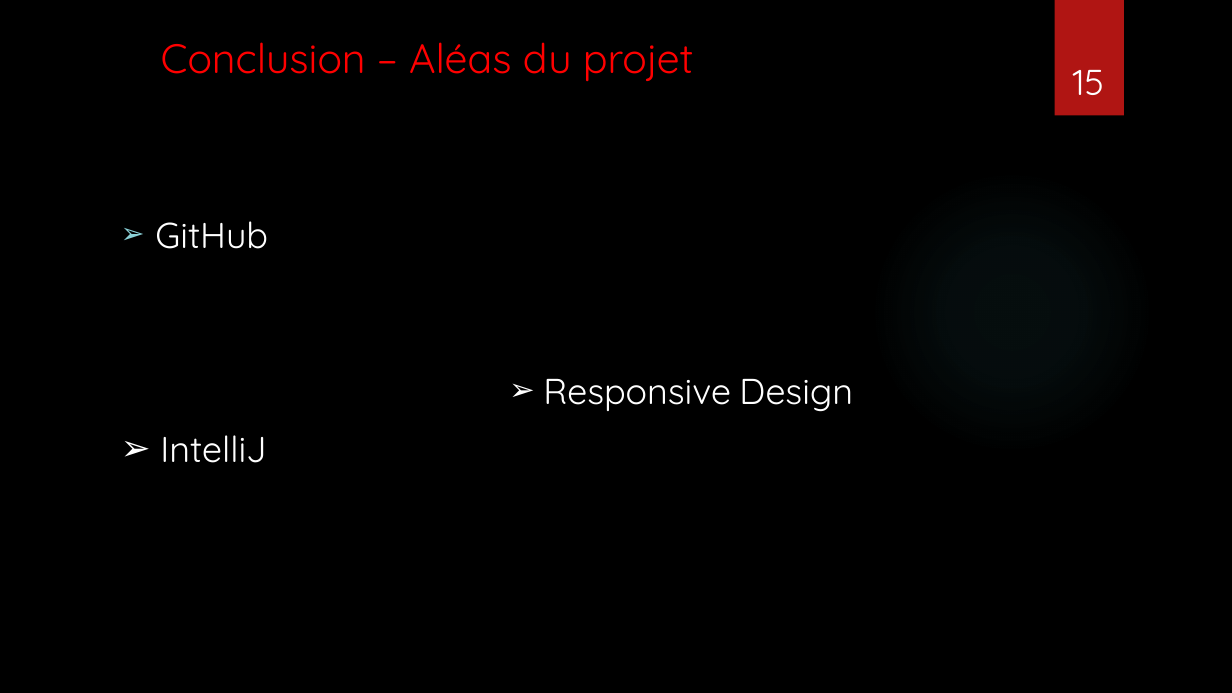
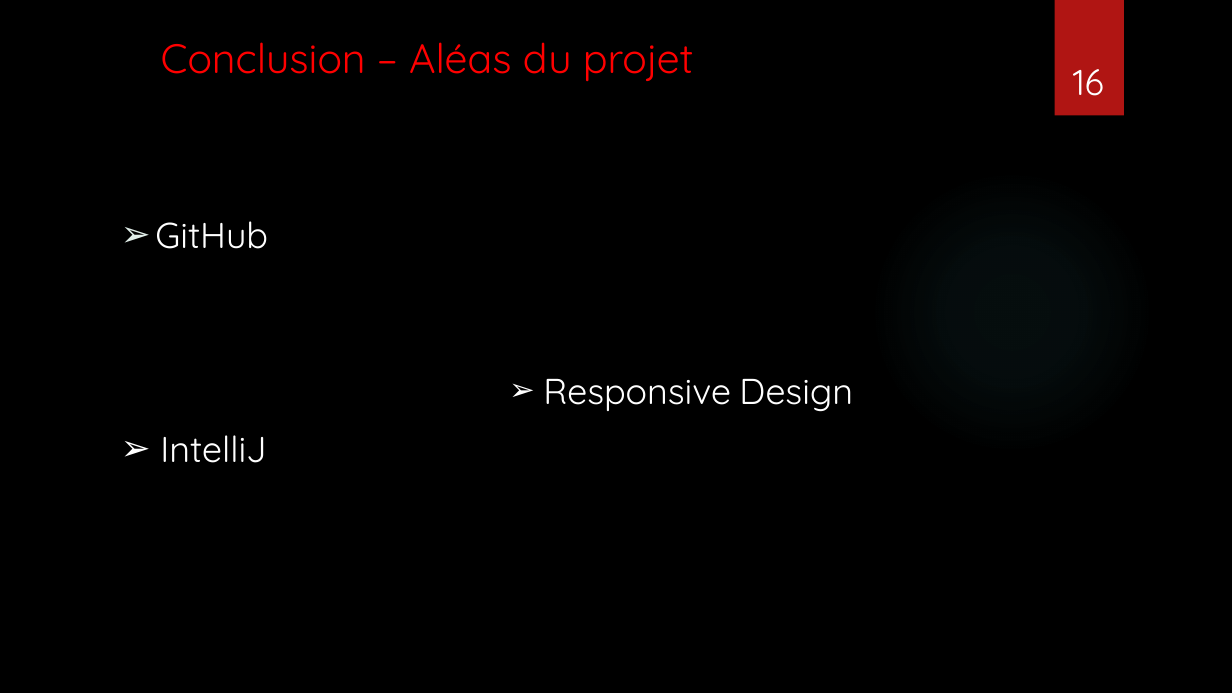
Before and after one commit to Vinspi/DropDaBomb, a slide deck: slide 16 of Documentation/PresentationPIA.pptx (slide 15 before the commit). Drawn at 1232x693 pixels with LibreOffice and Linux fonts; fonts in the diff are those of the drawing; background and template pictures are left out. Boxes give left, top, right and bottom in pixels: in the first picture for what was removed or moved away, otherwise in the second. Text is boxed around its words. In the diff, an @@ line names an element or a change of style, - is before the commit and + after.

```diff
--- a/Documentation/PresentationPIA.pptx
+++ b/Documentation/PresentationPIA.pptx
@@ page number at <box>1073,69,1104,96</box>: text changed @@
-15
+16
@@ text "GitHub" at <box>155,221,268,249</box>: bullet colour #8AD0D6 to #E1EEE9 @@
```
Also in this commit, not shown: 5 other slides changed, 1 slide added, 1 other file.
